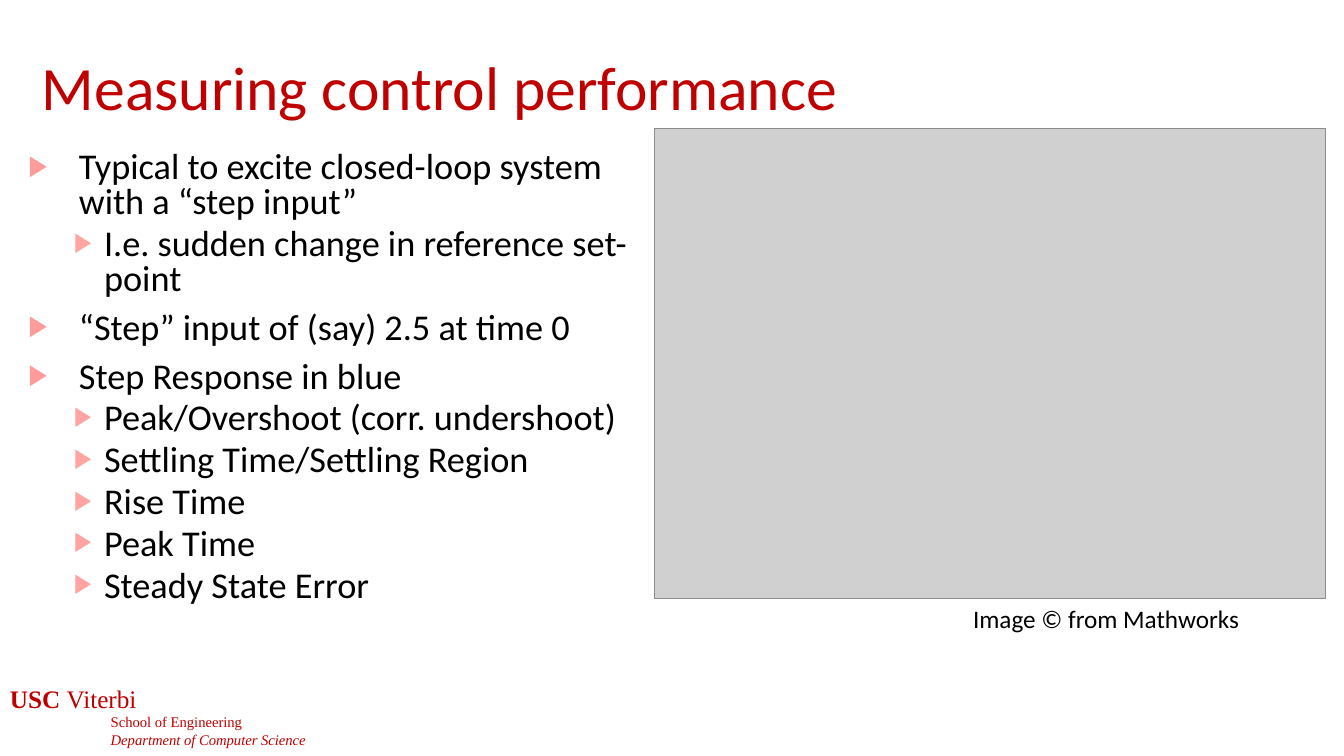
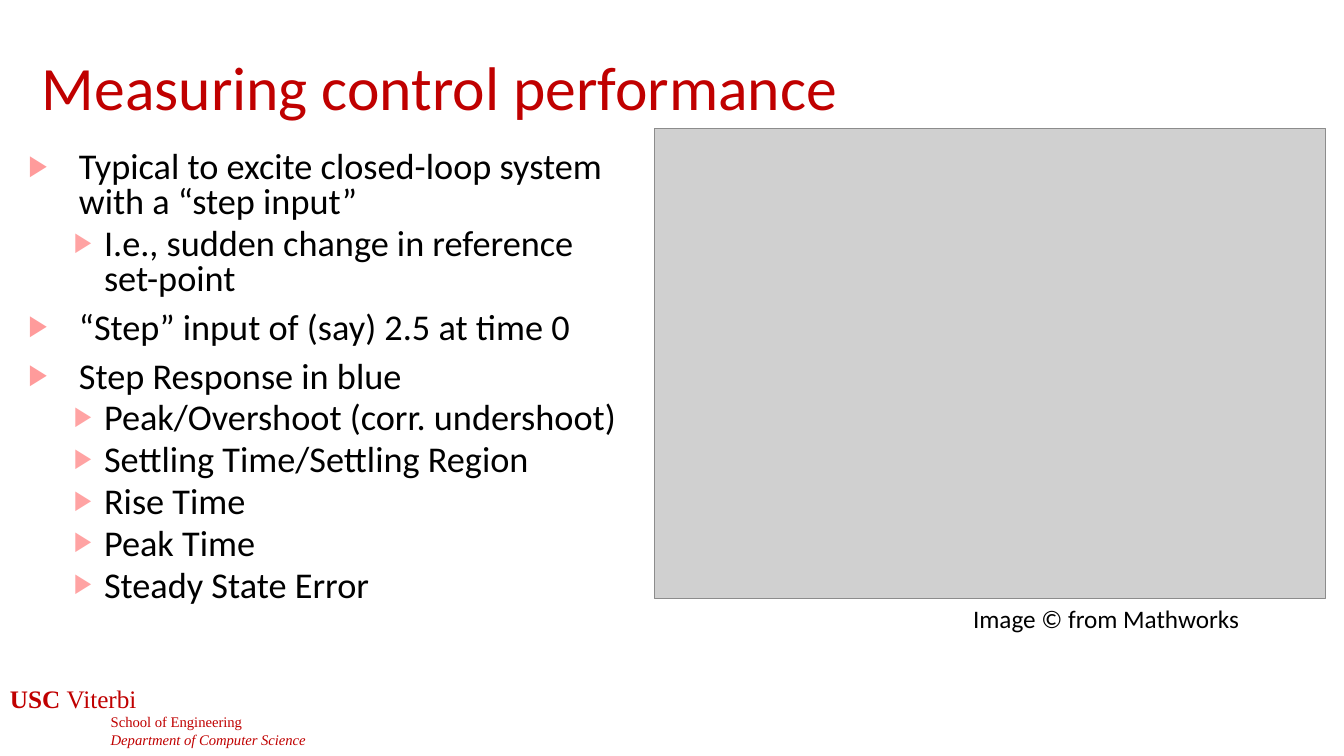
Before and after one commit to jdeshmukh/jdeshmukh.github.io, a slide deck: slide 33 of teaching/cs513slides/lecture5-Control.pptx. Drawn at 1344x756 pixels with LibreOffice and Linux fonts; fonts in the diff are those of the drawing; grey boxes stand for pictures; background and template pictures are left out. Boxes give left, top, right and bottom in pixels: in the first picture for what was removed or moved away, otherwise in the second. Text is boxed around its words. In the diff, an @@ line names an element or a change of style, - is before the commit and + after.

```diff
--- a/teaching/cs513slides/lecture5-Control.pptx
+++ b/teaching/cs513slides/lecture5-Control.pptx
@@ text at (x1=104, y1=230, x2=573, y2=297): text changed @@
-  ▶ I.e. sudden change in reference set-point
+  ▶ I.e., sudden change in reference set-point
```
Also in this commit, not shown: 4 other slides changed, 3 slides added, 1 other file.
